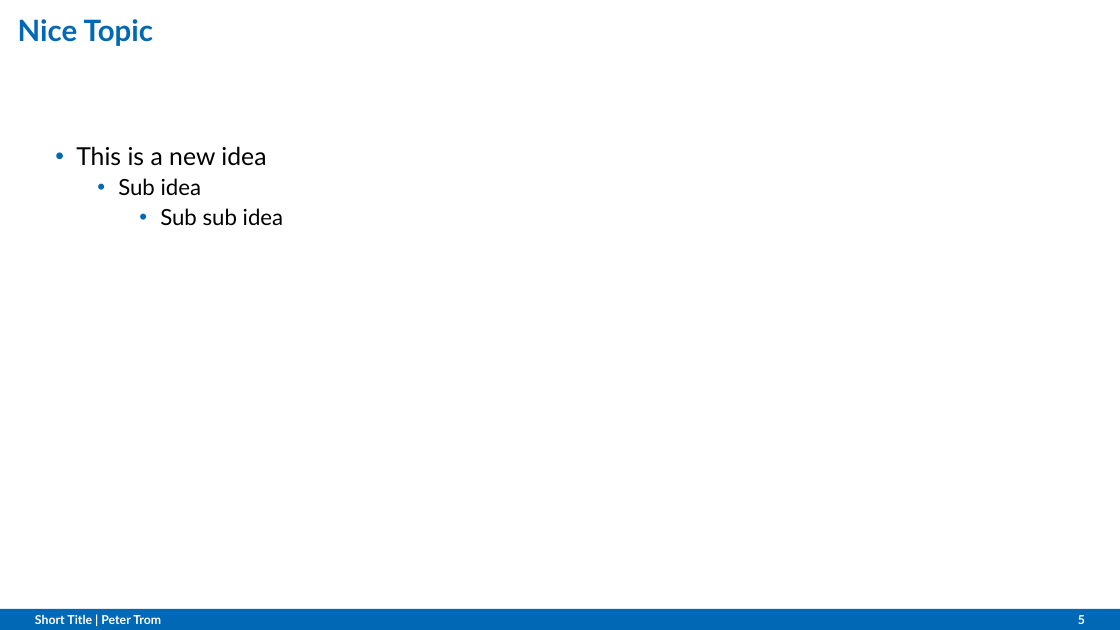
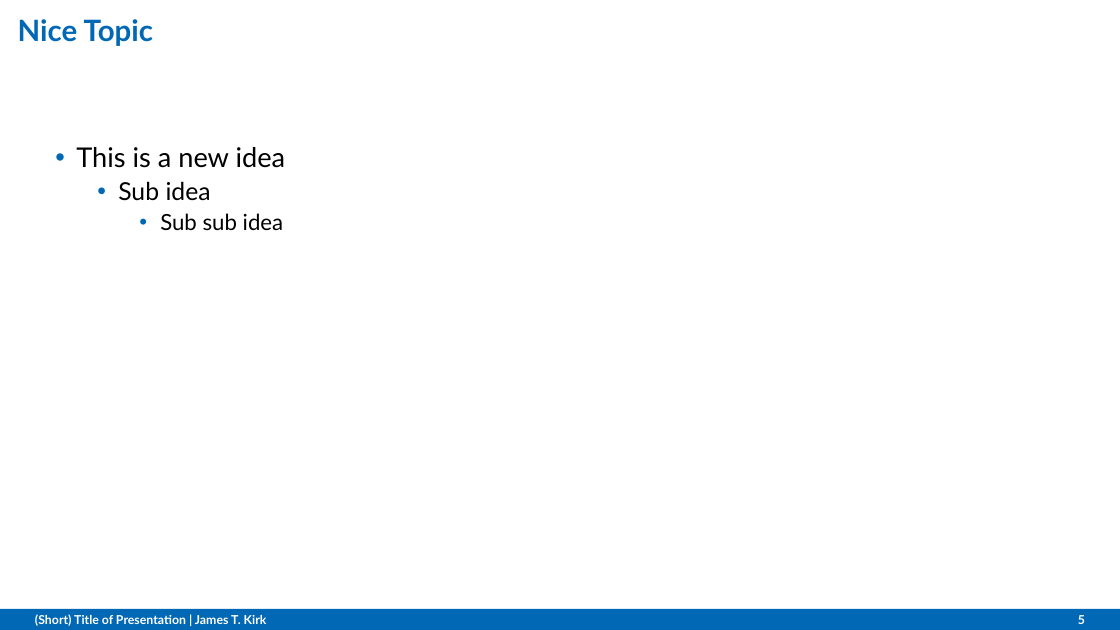
Before and after one commit to OVGU-AMS/Templates, a slide deck: slide 5 of Presentations/Powerpoint/Template.potx. Drawn at 1120x630 pixels with LibreOffice and Linux fonts; fonts in the diff are those of the drawing; background and template pictures are left out. Boxes give left, top, right and bottom in pixels: in the first picture for what was removed or moved away, otherwise in the second. Text is boxed around its words. In the diff, an @@ line names an element or a change of style, - is before the commit and + after.

```diff
--- a/Presentations/Powerpoint/Template.potx
+++ b/Presentations/Powerpoint/Template.potx
@@ text at <box>76,147,286,201</box>: size 15.9 to 17.5 pt in "This is a new idea"; size 14.3 to 15.9 pt in "Sub idea" @@
@@ text at <box>35,614,267,626</box>: text changed @@
-Short Title | Peter Trom
+(Short) Title of Presentation | James T. Kirk
```
Also in this commit, not shown: 7 other slides changed, 3 other files.
